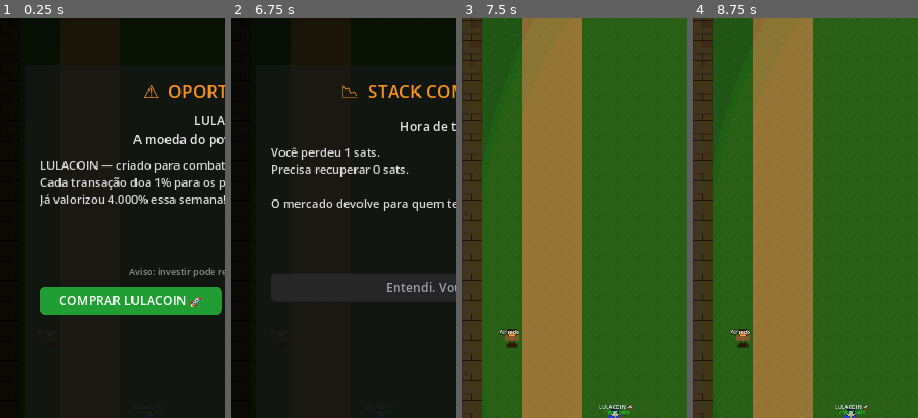
Above: before the commit, frames 1-4 (left to right).
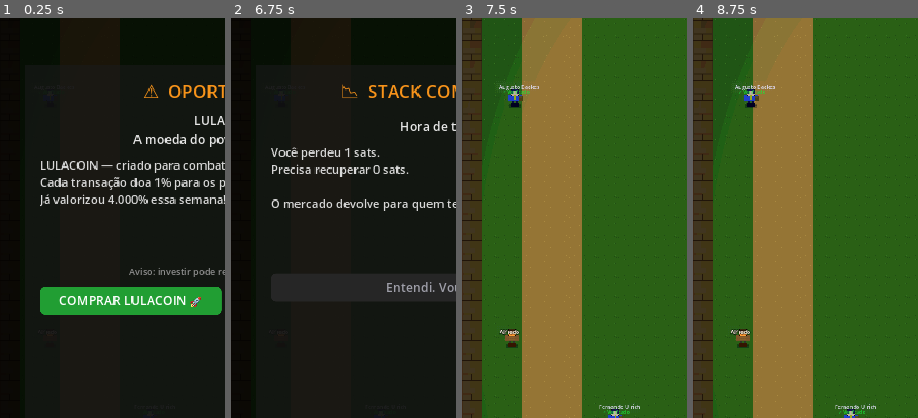
Above: after the commit, the same moments.

Repository: Unknown-brazilian/borderless-freedom-rpg
Game: Godot game, scene res://scenes/world/d1_bostil.tscn
Two runs of this game, one before a commit and one after it. Both use one fixed random seed, a clock stepped at 60 frames per second and the inputs below. This scene is started directly instead of the project's main scene.
Inputs:
- Up to frame 1 (0.25 s): no input
- Up to frame 2 (6.75 s): click "START" at 0.5 s; click "START" at 1.25 s; click "▲" at 2 s; click "▼" at 2.75 s; click "◀" at 3.5 s; click "▶" at 4.25 s; click "A" at 5 s; click "B" at 5.75 s; click "COMPRAR LULACOIN 🚀" at 6.5 s
- Up to frame 3 (7.5 s): click "Entendi. Vou trabalhar." at 7.25 s
- Up to frame 4 (8.75 s): click "▲" at 8 s
The pictures show only the part of the screen within x 0-50%, y 16-66%; the shares and areas given below are measured in that part.

The runs differ from the first frame. In frame 3, 0.5% of the frame differs, in the area x 16-80%, y 16-98%; in frame 4, 0.5%, in the area x 18-82%, y 16-98%.

Commit message:
feat: Fase 2 — NPCs cripto/financeiros BR reais (Ulrich, Backes, Empiricus)
- 3 novos eventos em crypto_events.json com nomes reais (decisão do usuário):
  * EVT-011 Fernando Ulrich — oferece Tesouro Direto em vez de Bitcoin (BTC a
    ~R$88k). RECUSAR = comprar BTC na queda a R$78.500 -> recompensa fixa de
    152.866.242 sats (R$120.000 ÷ R$78.500 = ₿1,53). Aceitar = inflação corrói.
  * EVT-012 Augusto Backes — "essa small cap vai 10x"
  * EVT-013 Empiricus — "seja a próxima Bettina"
- crypto_npc: suporte a ignore_outcome.sat_bonus_flat (recompensa fixa) + helper
  _fmt_sats; sat_bonus_percent agora default 0 (só quem define ganha %).
- D1 (Bostil=Brasil) spawna os 3 ao longo do mapa longo.

NOTA: a recompensa do Ulrich (152M sats) é proposital (sátira/jackpot pró-Bitcoin)
mas desbalanceia a economia — ajustável por um número no JSON.

Co-Authored-By: Claude Opus 4.8 (1M context) <noreply@anthropic.com>

Diff:
--- a/data/crypto_events.json
+++ b/data/crypto_events.json
@@ -69,7 +69,9 @@
       "tagline": "Aprenda a ter renda passiva com Bitcoin",
       "trigger_dungeon_min": 1,
       "trigger_dungeon_max": 9,
-      "trigger_dungeon_boost": [7],
+      "trigger_dungeon_boost": [
+        7
+      ],
       "boost_multiplier": 2.5,
       "base_probability": 0.15,
       "window_seconds": 8,
@@ -115,7 +117,15 @@
         "loss_percent": 99.9,
         "loss_cap_percent": 60,
         "animation": "depeg_spiral",
-        "depeg_steps": [1.00, 0.92, 0.75, 0.50, 0.20, 0.05, 0.001],
+        "depeg_steps": [
+          1.0,
+          0.92,
+          0.75,
+          0.5,
+          0.2,
+          0.05,
+          0.001
+        ],
         "news_headline": "UST_Bostil perde o peg — espiral da morte iniciada"
       },
       "ignore_outcome": {
@@ -133,7 +143,7 @@
       "tagline": "Endossado pelo homem mais rico do mundo",
       "trigger_dungeon_min": 1,
       "trigger_dungeon_max": 9,
-      "base_probability": 0.10,
+      "base_probability": 0.1,
       "window_seconds": 8,
       "default_action": "ignore",
       "actor_description": "Tweet gigante de bilionário excêntrico na tela",
@@ -163,9 +173,11 @@
       "tagline": "Arte digital exclusiva para os iluminados",
       "trigger_dungeon_min": 1,
       "trigger_dungeon_max": 9,
-      "trigger_dungeon_boost": [7],
+      "trigger_dungeon_boost": [
+        7
+      ],
       "boost_multiplier": 1.8,
-      "base_probability": 0.10,
+      "base_probability": 0.1,
       "window_seconds": 8,
       "default_action": "ignore",
       "actor_description": "Influencer com camiseta de grife, fone de ouvido pendurado",
@@ -287,7 +299,11 @@
       "tagline": "O Bitcoin verdadeiro — melhorado",
       "trigger_dungeon_min": 1,
       "trigger_dungeon_max": 9,
-      "trigger_dungeon_boost": [1, 7, 8],
+      "trigger_dungeon_boost": [
+        1,
+        7,
+        8
+      ],
       "boost_multiplier": 1.5,
       "base_probability": 0.09,
       "window_seconds": 8,
@@ -308,6 +324,90 @@
         "glossary_unlock": "forks_dont_copy_network",
         "message": "BST hoje vale menos de 1% do valor do Bitcoin original.\n'Craig Satoshi' perdeu todos os processos judiciais que moveu.\nVocê teria perdido: {lost_sats} sats em valor relativo ({lost_pct}% do seu stack).",
         "lesson": "Ninguém melhora o Bitcoin fazendo um fork. O efeito de rede não se copia."
+      }
+    },
+    {
+      "id": "EVT-011",
+      "name": "Fernando Ulrich",
+      "short_name": "Fernando Ulrich",
+      "reference": "Sátira: recomendar Tesouro Direto em vez de Bitcoin",
+      "trigger_dungeon_min": 1,
+      "trigger_dungeon_max": 2,
+      "base_probability": 0.0,
+      "window_seconds": 0,
+      "default_action": "ignore",
+      "actor_description": "Economista de terno, fala mansa, ar professoral",
+      "pitch": "Você recebeu R$100 mil de herança? Esquece esse Bitcoin volátil.\nBitcoin a R$88 mil vai despencar. Põe tudo no Tesouro Direto —\nrenda fixa, garantida pelo governo. Seguro é seguro, jovem.",
+      "accept_button": "COMPRAR TESOURO DIRETO",
+      "ignore_button": "Prefiro Bitcoin",
+      "accept_outcome": {
+        "delay_phases": 2,
+        "loss_percent": 60,
+        "loss_cap_percent": 40,
+        "news_headline": "Governo imprime dinheiro; inflação corrói o Tesouro Direto",
+        "news_headline_2": "Bitcoin dispara enquanto a renda fixa perde para a inflação"
+      },
+      "ignore_outcome": {
+        "sat_bonus_flat": 152866242,
+        "glossary_unlock": "fix_money",
+        "message": "Você ignorou o conselho e comprou Bitcoin na queda, a R$78.500.\nSeus R$120.000 viraram ₿1,53 — valem muito mais hoje.\nO Tesouro Direto? Corroído pela impressão de dinheiro do governo.",
+        "lesson": "Renda fixa é autorização pro governo imprimir. Bitcoin é escasso."
+      }
+    },
+    {
+      "id": "EVT-012",
+      "name": "Augusto Backes",
+      "short_name": "Augusto Backes",
+      "reference": "Sátira: influenciador de ações",
+      "trigger_dungeon_min": 1,
+      "trigger_dungeon_max": 2,
+      "base_probability": 0.0,
+      "window_seconds": 0,
+      "default_action": "ignore",
+      "actor_description": "Analista animado com gráficos na mão",
+      "pitch": "Bitcoin? Coisa de doido. Eu te mostro a small cap certa.\nEssa aqui vai 10x, confia no meu relatório. Compra agora\nantes que suba! Renda variável de verdade é na bolsa.",
+      "accept_button": "COMPRAR A AÇÃO",
+      "ignore_button": "Não, obrigado",
+      "accept_outcome": {
+        "delay_phases": 2,
+        "loss_percent": 70,
+        "loss_cap_percent": 40,
+        "news_headline": "Small cap recomendada despenca 80% após pump",
+        "news_headline_2": "Investidores presos no topo; analista já recomenda outra"
+      },
+      "ignore_outcome": {
+        "sat_bonus_percent": 5,
+        "glossary_unlock": "dyor",
+        "message": "A ação subiu 5% e despencou 80%. Quem entrou no topo ficou preso.\nVocê teria perdido: {lost_sats} sats ({lost_pct}% do stack).",
+        "lesson": "Stock picking é loteria. Bitcoin é poupança em dinheiro forte."
+      }
+    },
+    {
+      "id": "EVT-013",
+      "name": "Orlando (Empiricus)",
+      "short_name": "Empiricus",
+      "reference": "Sátira: propaganda 'Bettina, 1 milhão'",
+      "trigger_dungeon_min": 1,
+      "trigger_dungeon_max": 2,
+      "base_probability": 0.0,
+      "window_seconds": 0,
+      "default_action": "ignore",
+      "actor_description": "Vendedor entusiasmado com slide de 'casos de sucesso'",
+      "pitch": "Quer ser a próxima Bettina? De R$1.500 a R$1 milhão!\nAssina nossa série premium de ações e siga as recomendações.\nÉ só R$ por mês. Quem não arrisca não fica rico!",
+      "accept_button": "ASSINAR A SÉRIE",
+      "ignore_button": "Vou guardar meus sats",
+      "accept_outcome": {
+        "delay_phases": 1,
+        "loss_percent": 50,
+        "loss_cap_percent": 30,
+        "news_headline": "Assinatura renovada automaticamente; recomendações furadas",
+        "news_headline_2": "'Bettina' era propaganda; retorno real ficou muito abaixo"
+      },
+      "ignore_outcome": {
+        "sat_bonus_percent": 5,
+        "glossary_unlock": "marketing_vs_substancia",
+        "message": "A série custou caro e as dicas não bateram o CDI.\nVocê teria perdido: {lost_sats} sats ({lost_pct}% do stack).",
+        "lesson": "Se vendem o sonho com força, o produto costuma ser a propaganda."
       }
     }
   ],
--- a/scripts/world/crypto_npc.gd
+++ b/scripts/world/crypto_npc.gd
@@ -211,8 +211,14 @@
 	if not lesson.is_empty():
 		lines.append("📖  " + lesson)
 
-	# Bônus discreto por recusar
-	var bonus_pct: float = float(_event_data.get("ignore_outcome", {}).get("sat_bonus_percent", 5)) / 100.0
+	# Recompensa fixa (ex.: Ulrich — recusar Tesouro Direto e ficar com Bitcoin).
+	var flat: int = int(_event_data.get("ignore_outcome", {}).get("sat_bonus_flat", 0))
+	if flat > 0:
+		SatEconomy.add_sats(flat, "crypto_refused_flat")
+		lines.append("₿  Recompensa: +%s sats!" % _fmt_sats(flat))
+
+	# Bônus percentual discreto (default 0 — só eventos que definem o campo).
+	var bonus_pct: float = float(_event_data.get("ignore_outcome", {}).get("sat_bonus_percent", 0)) / 100.0
 	if bonus_pct > 0.0:
 		var bonus: int = max(1, int(current * bonus_pct))
 		SatEconomy.add_sats(bonus, "crypto_refused_bonus")
@@ -220,6 +226,17 @@
 	DialogueManager.start(lines)
 	await DialogueManager.dialogue_finished
 	_mark_done()
+
+func _fmt_sats(n: int) -> String:
+	var s := str(n)
+	var out := ""
+	var c := 0
+	for i in range(s.length() - 1, -1, -1):
+		if c > 0 and c % 3 == 0:
+			out = "." + out
+		out = s[i] + out
+		c += 1
+	return out
 
 func _mark_done() -> void:
 	WorldManager.set_flag("crypto_done_%s" % event_id, true)
--- a/scripts/world/d1_bostil.gd
+++ b/scripts/world/d1_bostil.gd
@@ -50,8 +50,10 @@
 
 func _setup_events() -> void:
 	# 2 NPCs de scam cripto — aparecem convincentes, sem timeout
-	spawn_crypto_npc(Vector2i(7, 66), "EVT-002")   # LULACOIN (D1 é no range 1-2)
-	spawn_crypto_npc(Vector2i(1, 36), "EVT-003")   # segundo evento disponível
+	# Figurões cripto/financeiros BR (Bostil = Brasil), espalhados pela estrada.
+	spawn_crypto_npc(Vector2i(7, 66), "EVT-011")   # Fernando Ulrich — Tesouro Direto vs Bitcoin
+	spawn_crypto_npc(Vector2i(2, 50), "EVT-012")   # Augusto Backes — "essa small cap vai 10x"
+	spawn_crypto_npc(Vector2i(8, 22), "EVT-013")   # Empiricus — "seja a próxima Bettina"
 
 func _get_boss_id() -> String:
 	return "BOSS-D1-FINAL"
